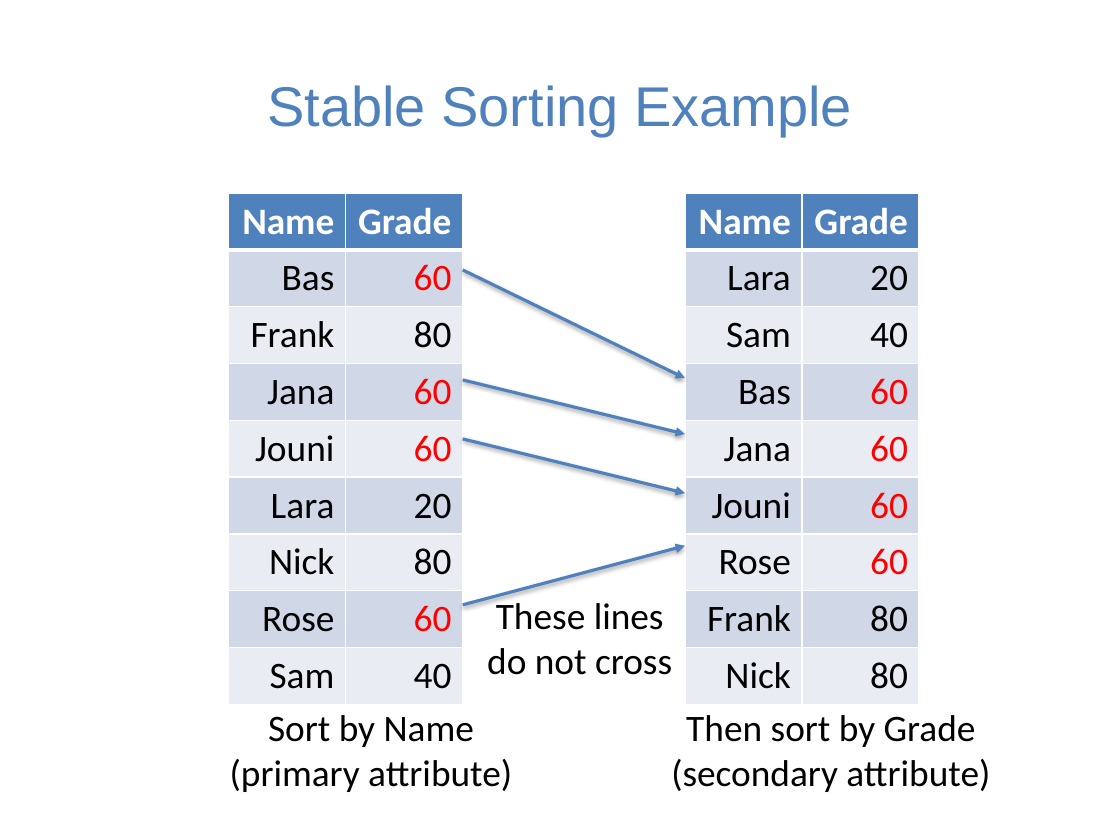
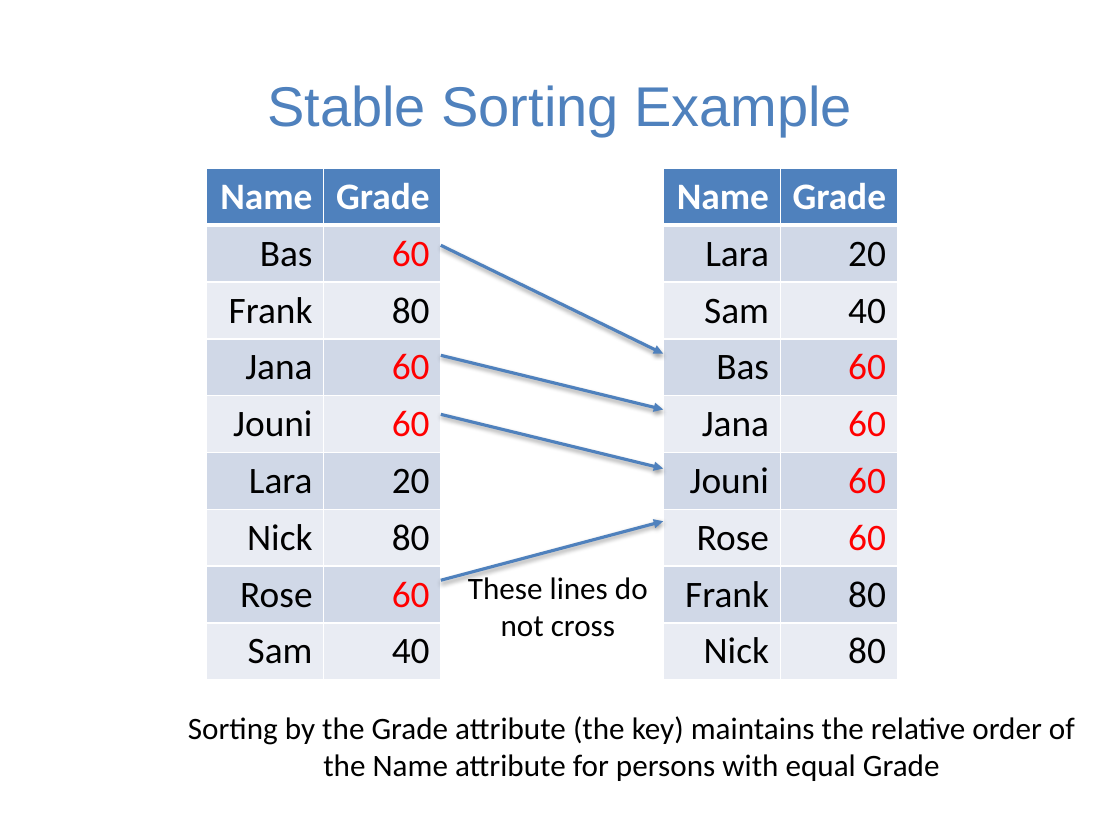
Before and after one commit to guhofstra/CSC111Fa25, a slide deck: slide 49 of PPTs/Lecture 13-sorting algorithms.pptx (slide 48 before the commit). Drawn at 1120x840 pixels with LibreOffice and Linux fonts; fonts in the diff are those of the drawing. Boxes give left, top, right and bottom in pixels: in the first picture for what was removed or moved away, otherwise in the second. Text is boxed around its words. In the diff, an @@ line names an element or a change of style, - is before the commit and + after.

```diff
--- a/PPTs/Lecture 13-sorting algorithms.pptx
+++ b/PPTs/Lecture 13-sorting algorithms.pptx
@@ 4 arrows, 2 tables: place and size @@
-4 arrows, 2 tables at [228, 193, 921, 697]
+4 arrows, 2 tables at [207, 168, 898, 672]
@@ text "These lines do not cross": place and size @@
-text "These lines do not cross" at [487, 598, 672, 675]
+text "These lines do not cross" at [468, 572, 648, 637]
@@ text "These lines do not cross" at [468, 572, 648, 637]: size 24 to 20 pt @@
@@ text at [188, 716, 1075, 781]: text changed; size 24 to 20 pt @@
-Then sort by Grade
-(secondary attribute)
+Sorting by the Grade attribute (the key) maintains the relative order of the Name attribute for persons with equal Grade
@@ text removed at [230, 715, 512, 792] @@
-Sort by Name
-(primary attribute)
```
Also in this commit, not shown: 1 other slide changed, 1 slide added, 32 other files.
